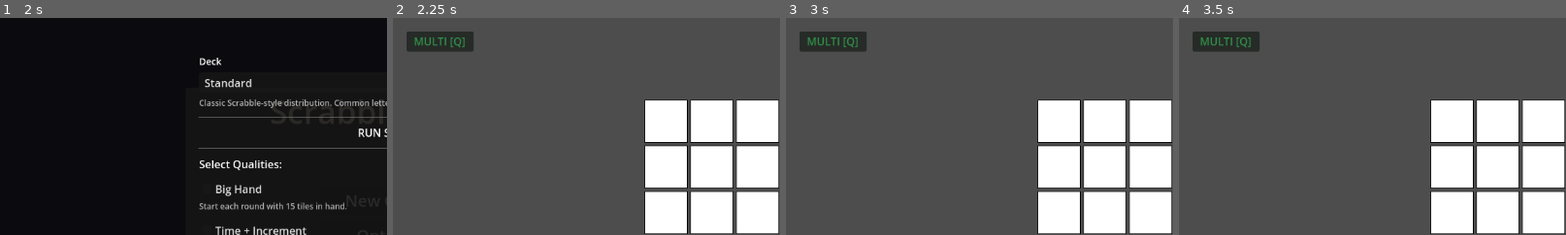
Above: before the commit, frames 1-4 (left to right).
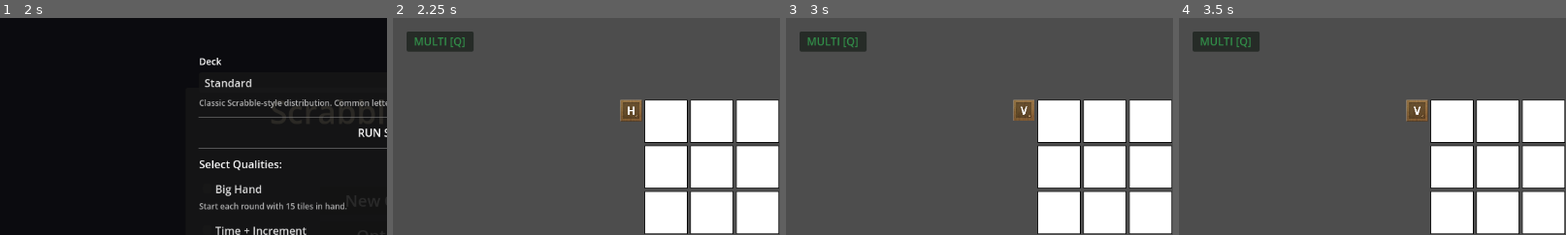
Above: after the commit, the same moments.

Repository: rcmilan/godot-scrabblerabble
Game: Godot game, scene res://scenes/title_screen/title_screen.tscn
The game is run twice, just before and just after one commit, with the same random seed, the same clock (stepped at 60 frames per second) and the same inputs.
Inputs (mouse positions are % of the whole screen's width and height, from its top left):
- Up to frame 1 (2 s): click "New Game" at 0.5 s; click "New Game" at 1.25 s
- Up to frame 2 (2.25 s): click "Start Run" at 2 s
- Up to frame 3 (3 s): click (31, 21) at 2.77 s
- Up to frame 4 (3.5 s): no input
The pictures show only the part of the screen within x 0-50%, y 0-50%; the shares and areas given below are measured in that part.

Frame 1 is identical in both runs. In frame 2, 0.6% of the frame differs, in the area x 58-65%, y 37-48%; in frame 3, 0.5%; in frame 4, 0.6%.

Commit message:
fix: defer orientation button position update until after layout is computed
GridContainer uses center anchors so its position is set by the layout
engine asynchronously. Calling _update_orientation_button_position()
synchronously during _initialize_grid() reads grid.position = (0,0)
and places the button at (-36, 0) — off-screen. Deferring the call
lets the layout engine run first, so grid.position is correct.

Also adds a debug print to log the computed button position.

Co-Authored-By: Claude Sonnet 4.6 <noreply@anthropic.com>

Diff:
--- a/scenes/board/board.gd
+++ b/scenes/board/board.gd
@@ -43,7 +43,7 @@
 	if _orientation_button == null:
 		_orientation_button = OrientationIconButton.new()
 		add_child(_orientation_button)
-	_update_orientation_button_position()
+	_update_orientation_button_position.call_deferred()
 	return _orientation_button
 
 
@@ -57,6 +57,9 @@
 	var cell_x := grid.position.x + cell_rect.position.x
 	var cell_y := grid.position.y + cell_rect.position.y
 	_orientation_button.position = Vector2(cell_x - 32 - 4, cell_y)
+	print("[Board] OrientationButton positioned at %s (grid=%s, cell_rect=%s)" % [
+		_orientation_button.position, grid.position, cell_rect.position
+	])
 
 
 func get_orientation_button() -> OrientationIconButton:
@@ -163,7 +166,7 @@
 		_cells.append(row)
 
 	_update_grid_size()
-	_update_orientation_button_position()
+	_update_orientation_button_position.call_deferred()
 	board_initialized.emit(rows, columns)
 	print("[Board] Initialized %dx%d grid with %d cells" % [rows, columns, rows * columns])
 
